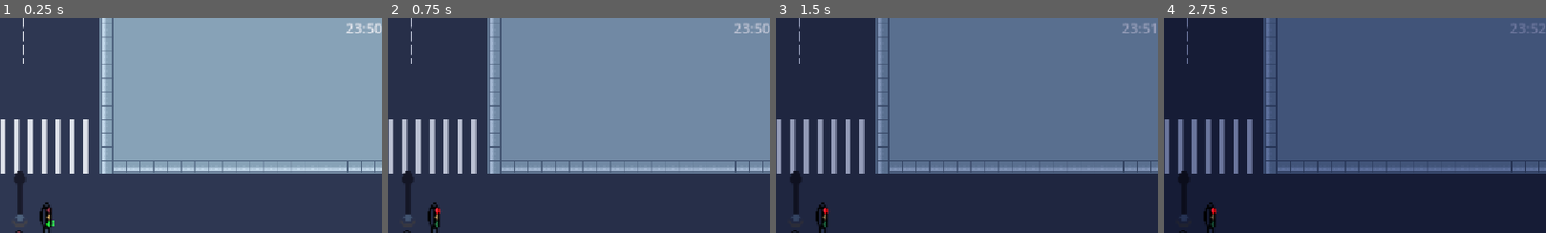
Above: before the commit, frames 1-4 (left to right).
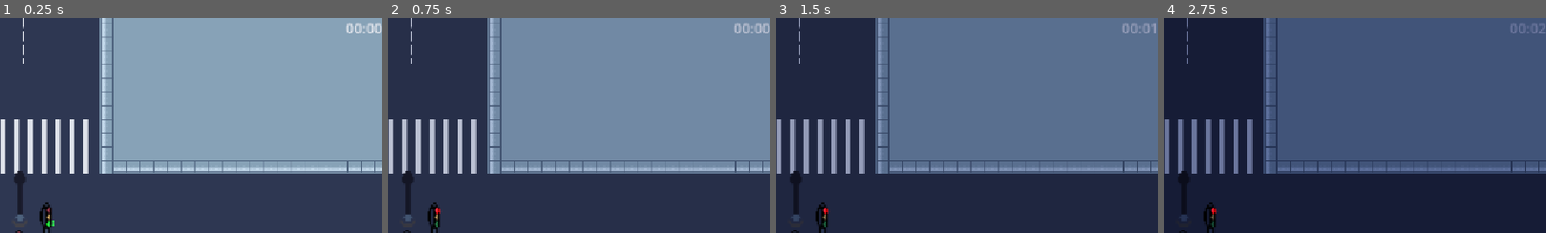
Above: after the commit, the same moments.

Repository: lafgo-fc/game-jam-repoooo
Game: Godot game, scene res://scne/test_one.tscn
Two runs of this game, one before a commit and one after it. Both use one fixed random seed, a clock stepped at 60 frames per second and the inputs below.
Inputs:
- Up to frame 1 (0.25 s): no input
- Up to frame 2 (0.75 s): tap Enter (ui_accept) at 0.5 s; hold R (traffic control right and left) from 0.53 s (still down)
- Up to frame 3 (1.5 s): keep holding R (traffic control right and left); tap Enter (ui_accept) at 0.77, 1.25 s
- Up to frame 4 (2.75 s): keep holding R (traffic control right and left); tap Enter (ui_accept) at 1.52, 2 s
The pictures show only the part of the screen within x 45-95%, y 5-55%; the shares and areas given below are measured in that part.

The runs differ from the first frame. In frame 1, 0.1% of the frame differs, in the area x 90-98%, y 3-8%; in frame 2, 0.1%; in frame 3, less than 0.1%; in frame 4, less than 0.1%.

Commit message:
fixing some bugs

Diff:
--- a/scne/test_one.gd
+++ b/scne/test_one.gd
@@ -15,7 +15,13 @@
 func time_op():
 
 	var time_spent = 1440  - day_timer.time_left
-	clock.text = str(hour , ":", min)
+	print("Time left: ", day_timer.time_left)
+	print("Wait time: ", day_timer.wait_time)
+	if time_spent == 1440:
+		time_spent = 0
+		hour = 0
+		min = 0
+	clock.text = "%02d:%02d" % [hour, min]
 	if time_spent >= 1439:
 		time_spent = 0
 		hour = 0
@@ -32,7 +38,8 @@
 
 
 func _ready() -> void:
-	day_timer.start(10)
+	day_timer.wait_time = 1440
+	day_timer.start()
 
 # Called every frame. 'delta' is the elapsed time since the previous frame.
 func _process(delta: float) -> void:
@@ -51,7 +58,7 @@
 
 func clock_time():
 	var time_spent = 1440  - day_timer.time_left
-	var total_min = int(time_spent)
+	var total_min = int(time_spent) % 1440
 	hour =  total_min / 60
 	min = total_min % 60
 
